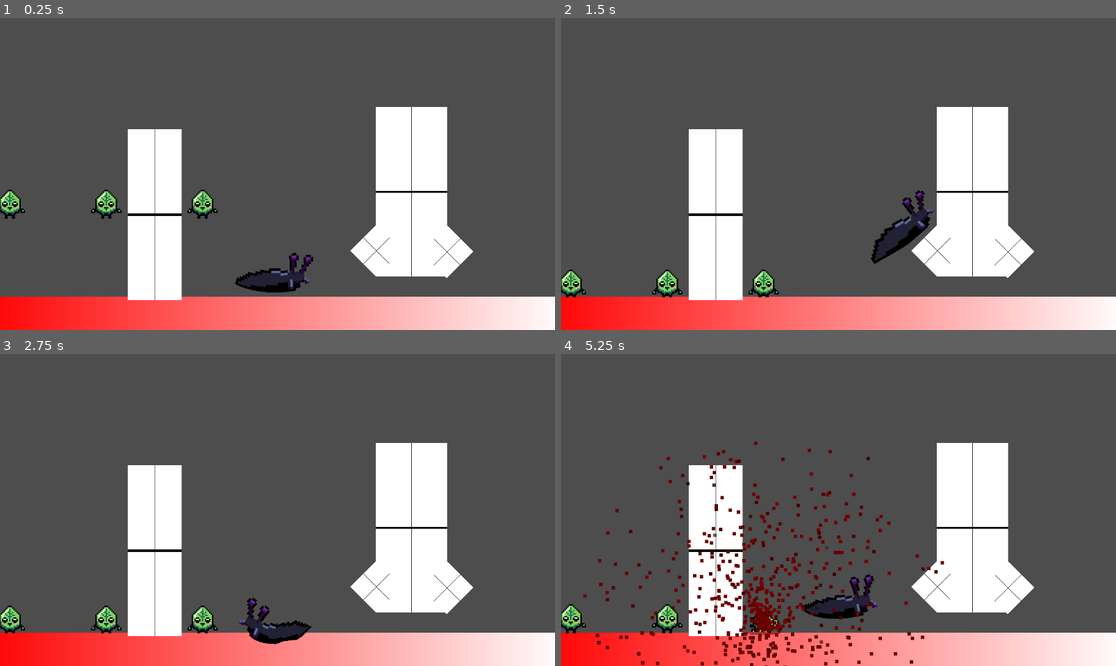
Above: before the commit, frames 1-4 (two rows, left to right).
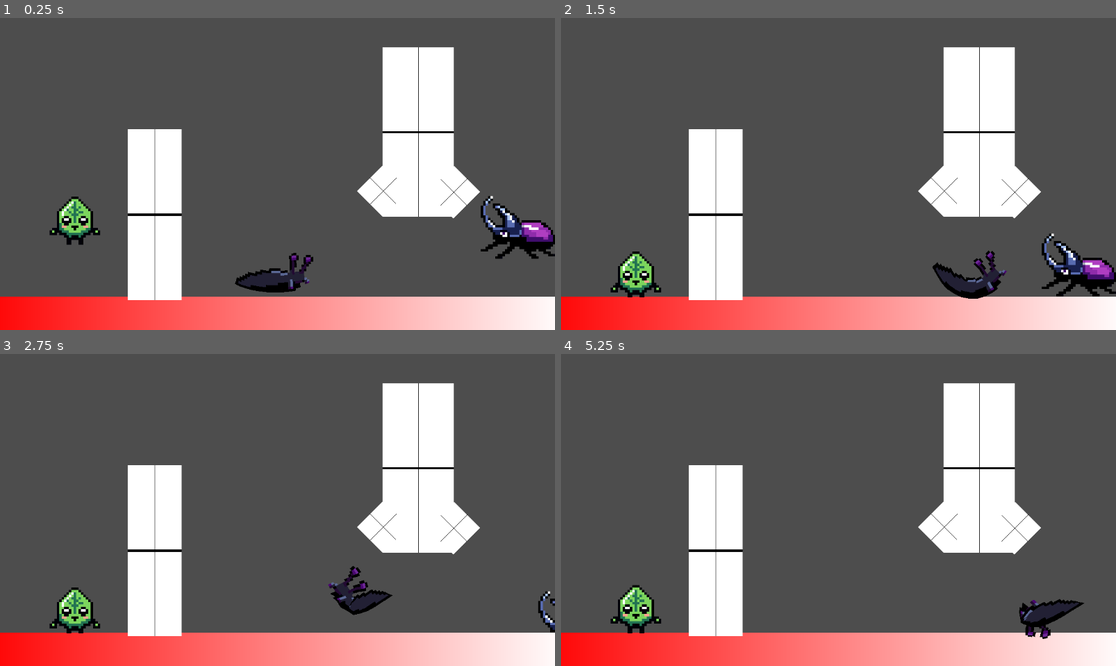
Above: after the commit, the same moments.

Repository: KindPlayer2/Slug-Dungeon-2
Game: Godot game, scene res://softbody.tscn
Same seed, same stepped clock (60 frames per second), same inputs: the game is played once before the commit and once after it.
Inputs (mouse positions are in pixels of both pictures, inside the frame that each line leads up to):
- Up to frame 1 (0.25 s): no input
- Up to frame 2 (1.5 s): tap Enter (ui_accept) at 0.5, 0.77, 0.8, 1.07, 1.35 s; move the mouse to (960, 158) at 0.52 s; hold R (Rotate) 0.53-1.28 s; hold Right (ui_right) from 0.53 s (still down); click (960, 158) at 0.67 s; move the mouse to (727, 189) at 1.27 s
- Up to frame 3 (2.75 s): tap Enter (ui_accept) at 1.52, 1.82, 2.3 s; tap R (Rotate) at 1.55 s; move the mouse to (333, 441) at 2.02 s; release Right (ui_right) at 2.03 s; hold Left (ui_left) from 2.03 s (still down); hold R (Rotate) from 2.03 s (still down)
- Up to frame 4 (5.25 s): move the mouse to (810, 572) at 2.77 s; release Left (ui_left) at 2.78 s; release R (Rotate) at 2.78 s; hold Right (ui_right) 2.78-4.28 s; tap R (Rotate) at 2.85, 4.35 s; click (810, 572) at 2.92 s; tap Enter (ui_accept) at 3.02, 3.32, 4.52, 4.82 s; move the mouse to (1005, 556) at 3.52 s; hold Enter (ui_accept) 3.53-4.28 s; move the mouse to (672, 463) at 4.27 s; hold Left (ui_left) 4.28-5.03 s; move the mouse to (866, 510) at 5.02 s; hold Right (ui_right) from 5.03 s (still down); hold R (Rotate) from 5.03 s (still down); click (866, 510) at 5.17 s

The runs differ from the first frame. In frame 1, 10% of the frame differs, in the area x 0-100%, y 9-84%; in frame 2, 12%; in frame 3, 10%; in frame 4, 14%, in the area x 0-95%, y 9-100%.

Commit message:
added beetle enemy

Diff:
--- /dev/null
+++ b/slug-dungeon-2/Beetle.gd
@@ -0,0 +1,30 @@
+extends CharacterBody2D
+
+# Reference to the AnimatedSprite2D node
+@export var animated_sprite: AnimatedSprite2D
+
+# Reference to the death sound player (e.g., AudioStreamPlayer)
+@export var death_particle: GPUParticles2D
+
+# Reference to the death sprite (make sure it's initially invisible in the editor)
+@export var death_sprite: Sprite2D
+
+# Gravity variable
+var gravity = ProjectSettings.get_setting("physics/2d/default_gravity")
+var isDead:bool = false
+
+func _ready() -> void:
+	# Ensure the death sprite is invisible at the start
+	death_sprite.visible = false
+
+func _physics_process(delta: float) -> void:
+	# Add the gravity.
+	if not is_on_floor():
+		velocity += get_gravity() * delta
+
+	move_and_slide()
+
+
+func _on_attack_area_entered(area: Area2D) -> void:
+	death_sprite.visible = true
+	animated_sprite.visible = false
--- /dev/null
+++ b/slug-dungeon-2/Beetle.tscn
@@ -0,0 +1,208 @@
+[gd_scene load_steps=28 format=3 uid="uid://bhucm15pwwnoi"]
+
+[ext_resource type="Script" path="res://Beetle.gd" id="1_wggy3"]
+[ext_resource type="Texture2D" uid="uid://cdpjnyalm50il" path="res://assets/enemies/BeetleIdle.png" id="2_r7cmb"]
+[ext_resource type="Texture2D" uid="uid://c1u0s711orlgu" path="res://assets/enemies/BeetleAttack.png" id="3_2ux55"]
+[ext_resource type="Texture2D" uid="uid://1sufbmp4ij0q" path="res://assets/redpix.png" id="4_0v0d7"]
+[ext_resource type="Texture2D" uid="uid://d3vk3vsrui3u" path="res://assets/enemies/deadBeetle.png" id="5_3uaod"]
+
+[sub_resource type="AtlasTexture" id="AtlasTexture_tyjh5"]
+atlas = ExtResource("2_r7cmb")
+region = Rect2(0, 0, 32, 32)
+
+[sub_resource type="AtlasTexture" id="AtlasTexture_2utkr"]
+atlas = ExtResource("2_r7cmb")
+region = Rect2(32, 0, 32, 32)
+
+[sub_resource type="AtlasTexture" id="AtlasTexture_43x16"]
+atlas = ExtResource("3_2ux55")
+region = Rect2(0, 0, 64, 32)
+
+[sub_resource type="AtlasTexture" id="AtlasTexture_08oew"]
+atlas = ExtResource("3_2ux55")
+region = Rect2(64, 0, 64, 32)
+
+[sub_resource type="AtlasTexture" id="AtlasTexture_rgw8e"]
+atlas = ExtResource("3_2ux55")
+region = Rect2(128, 0, 64, 32)
+
+[sub_resource type="AtlasTexture" id="AtlasTexture_k2wr3"]
+atlas = ExtResource("3_2ux55")
+region = Rect2(192, 0, 64, 32)
+
+[sub_resource type="AtlasTexture" id="AtlasTexture_nodf3"]
+atlas = ExtResource("3_2ux55")
+region = Rect2(0, 32, 64, 32)
+
+[sub_resource type="AtlasTexture" id="AtlasTexture_itxau"]
+atlas = ExtResource("3_2ux55")
+region = Rect2(64, 32, 64, 32)
+
+[sub_resource type="AtlasTexture" id="AtlasTexture_568bb"]
+atlas = ExtResource("3_2ux55")
+region = Rect2(128, 32, 64, 32)
+
+[sub_resource type="AtlasTexture" id="AtlasTexture_6jet6"]
+atlas = ExtResource("3_2ux55")
+region = Rect2(192, 32, 64, 32)
+
+[sub_resource type="AtlasTexture" id="AtlasTexture_rybjn"]
+atlas = ExtResource("3_2ux55")
+region = Rect2(0, 64, 64, 32)
+
+[sub_resource type="AtlasTexture" id="AtlasTexture_uao7a"]
+atlas = ExtResource("3_2ux55")
+region = Rect2(64, 64, 64, 32)
+
+[sub_resource type="SpriteFrames" id="SpriteFrames_wwqnf"]
+animations = [{
+"frames": [{
+"duration": 1.0,
+"texture": SubResource("AtlasTexture_tyjh5")
+}, {
+"duration": 1.0,
+"texture": SubResource("AtlasTexture_2utkr")
+}],
+"loop": true,
+"name": &"idle",
+"speed": 2.0
+}, {
+"frames": [{
+"duration": 1.0,
+"texture": SubResource("AtlasTexture_43x16")
+}, {
+"duration": 1.0,
+"texture": SubResource("AtlasTexture_08oew")
+}, {
+"duration": 1.0,
+"texture": SubResource("AtlasTexture_rgw8e")
+}, {
+"duration": 1.0,
+"texture": SubResource("AtlasTexture_k2wr3")
+}, {
+"duration": 1.0,
+"texture": SubResource("AtlasTexture_nodf3")
+}, {
+"duration": 1.0,
+"texture": SubResource("AtlasTexture_itxau")
+}, {
+"duration": 1.0,
+"texture": SubResource("AtlasTexture_568bb")
+}, {
+"duration": 1.0,
+"texture": SubResource("AtlasTexture_6jet6")
+}, {
+"duration": 1.0,
+"texture": SubResource("AtlasTexture_rybjn")
+}, {
+"duration": 1.0,
+"texture": SubResource("AtlasTexture_uao7a")
+}],
+"loop": false,
+"name": &"new_animation",
+"speed": 12.0
+}]
+
+[sub_resource type="RectangleShape2D" id="RectangleShape2D_rnbju"]
+size = Vector2(31.4, 25.6)
+
+[sub_resource type="RectangleShape2D" id="RectangleShape2D_8m33o"]
+size = Vector2(23.3, 30.4)
+
+[sub_resource type="Curve" id="Curve_8xqqr"]
+max_value = 200.0
+_data = [Vector2(0, 1), 0.0, 0.0, 0, 0, Vector2(1, 1), 0.0, 0.0, 0, 0]
+point_count = 2
+
+[sub_resource type="CurveTexture" id="CurveTexture_ottbv"]
+curve = SubResource("Curve_8xqqr")
+
+[sub_resource type="Gradient" id="Gradient_pxuou"]
+offsets = PackedFloat32Array(0, 0.153846, 0.897436, 0.953846, 1)
+colors = PackedColorArray(0.890196, 0, 0, 0, 0.507244, 1.26945e-06, 1.92523e-07, 1, 0.266116, 0, 0.0360788, 1, 0.247059, 0, 0.0352941, 0.760784, 0.231373, 0, 0.0352941, 0.411765)
+
+[sub_resource type="GradientTexture1D" id="GradientTexture1D_gnjbl"]
+gradient = SubResource("Gradient_pxuou")
+
+[sub_resource type="Curve" id="Curve_k7a3n"]
+max_value = 100.0
+_data = [Vector2(0, 1), 0.0, 0.0, 0, 0, Vector2(0.99999, 0), 0.0, 0.0, 0, 0, Vector2(1, 100), 0.0, 0.0, 0, 0]
+point_count = 3
+
+[sub_resource type="CurveTexture" id="CurveTexture_o7oc7"]
+width = 400
+curve = SubResource("Curve_k7a3n")
+
+[sub_resource type="ParticleProcessMaterial" id="ParticleProcessMaterial_f7fn6"]
+lifetime_randomness = 1.0
+direction = Vector3(0, 0, 0)
+spread = 180.0
+initial_velocity_max = 250.0
+angular_velocity_min = -1.60933e-05
+angular_velocity_max = 255.75
+gravity = Vector3(0, 0, 0)
+damping_min = 300.0
+damping_max = 300.0
+damping_curve = SubResource("CurveTexture_o7oc7")
+scale_over_velocity_max = 463.32
+color_ramp = SubResource("GradientTexture1D_gnjbl")
+anim_speed_min = 6.42
+anim_speed_max = 6.42
+anim_speed_curve = SubResource("CurveTexture_ottbv")
+anim_offset_min = 0.4595
+anim_offset_max = 0.4595
+
+[node name="Node2D" type="Node2D"]
+
+[node name="CharacterBody2D" type="CharacterBody2D" parent="." node_paths=PackedStringArray("animated_sprite", "death_particle", "death_sprite")]
+position = Vector2(21, 14)
+scale = Vector2(5, 5)
+collision_layer = 8
+collision_mask = 9
+script = ExtResource("1_wggy3")
+animated_sprite = NodePath("AnimatedSprite2D")
+death_particle = NodePath("GPUParticles2D")
+death_sprite = NodePath("Sprite2D")
+
+[node name="AnimatedSprite2D" type="AnimatedSprite2D" parent="CharacterBody2D"]
+position = Vector2(16, 18.8)
+sprite_frames = SubResource("SpriteFrames_wwqnf")
+animation = &"idle"
+frame_progress = 0.586606
+
+[node name="CollisionShape2D" type="CollisionShape2D" parent="CharacterBody2D"]
+position = Vector2(16.3, 18.4)
+scale = Vector2(1, 1)
+shape = SubResource("RectangleShape2D_rnbju")
+
+[node name="Attack" type="Area2D" parent="CharacterBody2D"]
+
+[node name="CollisionShape2D" type="CollisionShape2D" parent="CharacterBody2D/Attack"]
+position = Vector2(4, 11.8)
+scale = Vector2(1, 1)
+shape = SubResource("RectangleShape2D_8m33o")
+
+[node name="Weakness" type="Area2D" parent="CharacterBody2D"]
+
+[node name="CollisionShape2D" type="CollisionShape2D" parent="CharacterBody2D/Weakness"]
+position = Vector2(27.8, 15.8)
+scale = Vector2(1, 1)
+shape = SubResource("RectangleShape2D_8m33o")
+
+[node name="GPUParticles2D" type="GPUParticles2D" parent="CharacterBody2D"]
+position = Vector2(16.6667, 18)
+emitting = false
+amount = 1000
+process_material = SubResource("ParticleProcessMaterial_f7fn6")
+texture = ExtResource("4_0v0d7")
+lifetime = 3.0
+one_shot = true
+speed_scale = 2.0
+explosiveness = 1.0
+randomness = 0.3
+
+[node name="Sprite2D" type="Sprite2D" parent="CharacterBody2D"]
+position = Vector2(17, 18.8)
+texture = ExtResource("5_3uaod")
+
+[connection signal="area_entered" from="CharacterBody2D/Attack" to="CharacterBody2D" method="_on_attack_area_entered"]
--- a/slug-dungeon-2/leafMan.tscn
+++ b/slug-dungeon-2/leafMan.tscn
@@ -1,11 +1,11 @@
-[gd_scene load_steps=19 format=3 uid="uid://mt3n5mdme4yk"]
+[gd_scene load_steps=20 format=3 uid="uid://mt3n5mdme4yk"]
 
 [ext_resource type="Script" path="res://leaf_man.gd" id="1_inaip"]
-[ext_resource type="Texture2D" uid="uid://bbfbpcfkrgncv" path="res://assets/leafman.png" id="1_y5pic"]
+[ext_resource type="Texture2D" uid="uid://bbfbpcfkrgncv" path="res://assets/enemies/leafman.png" id="1_y5pic"]
 [ext_resource type="Script" path="res://leafMan.gd" id="2_khhyd"]
 [ext_resource type="AudioStream" uid="uid://duhks7l3ejmih" path="res://assets/Sounds/leafmanvoice.mp3" id="4_rbxyd"]
 [ext_resource type="AudioStream" uid="uid://nt0pu0srxqen" path="res://assets/Sounds/leafmandeath_AY13gqEK.mp3" id="5_0jgif"]
-[ext_resource type="Texture2D" uid="uid://ctn8u4nxu7cw6" path="res://assets/deadLeaf.png" id="6_ycmsm"]
+[ext_resource type="Texture2D" uid="uid://ctn8u4nxu7cw6" path="res://assets/enemies/deadLeaf.png" id="6_ycmsm"]
 [ext_resource type="Texture2D" uid="uid://1sufbmp4ij0q" path="res://assets/redpix.png" id="7_gk04c"]
 
 [sub_resource type="AtlasTexture" id="AtlasTexture_p21q4"]
@@ -32,13 +32,19 @@
 
 [sub_resource type="RectangleShape2D" id="RectangleShape2D_345mj"]
 
-[sub_resource type="CurveTexture" id="CurveTexture_yf2ug"]
+[sub_resource type="Curve" id="Curve_ljkg7"]
+max_value = 200.0
+_data = [Vector2(0, 1), 0.0, 0.0, 0, 0, Vector2(1, 1), 0.0, 0.0, 0, 0]
+point_count = 2
+
+[sub_resource type="CurveTexture" id="CurveTexture_03pro"]
+curve = SubResource("Curve_ljkg7")
 
 [sub_resource type="Gradient" id="Gradient_311hm"]
 offsets = PackedFloat32Array(0, 0.153846, 0.897436, 0.953846, 1)
 colors = PackedColorArray(0.890196, 0, 0, 0, 0.507244, 1.26945e-06, 1.92523e-07, 1, 0.266116, 0, 0.0360788, 1, 0.247059, 0, 0.0352941, 0.760784, 0.231373, 0, 0.0352941, 0.411765)
 
-[sub_resource type="GradientTexture1D" id="GradientTexture1D_dfgke"]
+[sub_resource type="GradientTexture1D" id="GradientTexture1D_fh6rv"]
 gradient = SubResource("Gradient_311hm")
 
 [sub_resource type="Curve" id="Curve_dyjrs"]
@@ -60,12 +66,12 @@
 gravity = Vector3(0, 0, 0)
 damping_min = 300.0
 damping_max = 300.0
-damping_curve = SubResource("CurveTexture_hb2q0")
+damping_curve = SubResource("CurveTexture_cruxw")
 scale_over_velocity_max = 463.32
-color_ramp = SubResource("GradientTexture1D_dfgke")
+color_ramp = SubResource("GradientTexture1D_fh6rv")
 anim_speed_min = 6.42
 anim_speed_max = 6.42
-anim_speed_curve = SubResource("CurveTexture_yf2ug")
+anim_speed_curve = SubResource("CurveTexture_03pro")
 anim_offset_min = 0.4595
 anim_offset_max = 0.4595
 
@@ -75,7 +81,7 @@
 script = ExtResource("1_inaip")
 
 [node name="CharacterBody2D" type="CharacterBody2D" parent="." node_paths=PackedStringArray("animated_sprite", "death_sprite", "looping_sound", "death_sound", "death_particle")]
-scale = Vector2(3, 3)
+scale = Vector2(5, 5)
 collision_layer = 4088
 collision_mask = 9
 script = ExtResource("2_khhyd")
--- a/slug-dungeon-2/main.gd
+++ b/slug-dungeon-2/main.gd
@@ -2,19 +2,18 @@
 
 var playerScene = preload("res://player.tscn")
 var leafManScene = preload("res://leafMan.tscn")
+var BeetleScene = preload("res://Beetle.tscn")
 
 # Called when the node enters the scene tree for the first time.
 func _ready() -> void:
 	inst(Vector2(0,200))
 	var instance = leafManScene.instantiate() # Replace with function body.
-	instance.position = Vector2(-200,10)
+	instance.position = Vector2(-500,10)
 	add_child(instance)
-	var instance2 = leafManScene.instantiate() # Replace with function body.
-	instance2.position = Vector2(-400,10)
+
+	var instance2 = BeetleScene.instantiate() # Replace with function body.
+	instance2.position = Vector2(400,10)
 	add_child(instance2)
-	var instance3 = leafManScene.instantiate() # Replace with function body.
-	instance3.position = Vector2(-600,10)
-	add_child(instance3)
 
 func inst(pos: Vector2):
 	var instance = playerScene.instantiate() # Replace with function body.
--- a/slug-dungeon-2/player.tscn
+++ b/slug-dungeon-2/player.tscn
@@ -1,9 +1,13 @@
-[gd_scene load_steps=59 format=3 uid="uid://bc626pe7caemo"]
+[gd_scene load_steps=63 format=3 uid="uid://bc626pe7caemo"]
 
 [ext_resource type="Script" path="res://scripts/Player_move.gd" id="1_12l3o"]
 [ext_resource type="Texture2D" uid="uid://bauu1ffa68cs8" path="res://assets/Player/slug.png" id="2_sarpv"]
 [ext_resource type="Script" path="res://addons/softbody2d/softbody2d.gd" id="3_nvep6"]
 [ext_resource type="Texture2D" uid="uid://d4lkwni1fiw7c" path="res://assets/Player/slug - Copy.png" id="4_dpi3m"]
+[ext_resource type="AudioStream" uid="uid://boya05rm035ec" path="res://assets/Sounds/jump_41g16G8A.mp3" id="5_fp1vq"]
+[ext_resource type="AudioStream" uid="uid://cgl3k2xgokbub" path="res://assets/Sounds/charge_JCiJIkR7.mp3" id="6_01qgf"]
+[ext_resource type="AudioStream" uid="uid://cdu8kklatv2kl" path="res://assets/Sounds/walking.mp3" id="7_nyddh"]
+[ext_resource type="AudioStream" uid="uid://crt5he3ygvg5o" path="res://assets/Sounds/cartoon-splat-sound-effect_gRUUlUrb.mp3" id="8_goj0b"]
 
 [sub_resource type="CircleShape2D" id="CircleShape2D_conrc"]
 radius = 23.933
@@ -412,13 +416,17 @@
 [sub_resource type="RectangleShape2D" id="RectangleShape2D_evvij"]
 size = Vector2(183, 81)
 
-[node name="Player" type="CharacterBody2D" node_paths=PackedStringArray("head_nodes_right", "head_nodes_left", "b …(148 unchanged characters)…
+[node name="Player" type="CharacterBody2D" node_paths=PackedStringArray("jump_sound", "charge_sound", "walk_sound", "splat_sound", "head_nodes_right", "head_nodes_left", "b …(148 unchanged characters)…
 position = Vector2(419, 268)
 collision_layer = 2
 collision_mask = 2
 floor_stop_on_slope = false
 floor_block_on_wall = false
 script = ExtResource("1_12l3o")
+jump_sound = NodePath("Jump")
+charge_sound = NodePath("Charge")
+walk_sound = NodePath("Walk")
+splat_sound = NodePath("Splat")
 head_nodes_right = [NodePath("SoftBodyRight/Bone-1"), NodePath("SoftBodyRight/Bone-4"), NodePath("SoftBodyRight/Bone-7" …(457 unchanged characters)…
 head_nodes_left = [NodePath("SoftBodyLeft/Bone-0"), NodePath("SoftBodyLeft/Bone-1"), NodePath("SoftBodyLeft/Bone-2"), N …(467 unchanged characters)…
 bodyRight = NodePath("SoftBodyRight/Bone-0")
@@ -3849,3 +3857,19 @@
 [node name="CollisionShape2D" type="CollisionShape2D" parent="Area2D"]
 position = Vector2(0.5, -20.5)
 shape = SubResource("RectangleShape2D_evvij")
+
+[node name="Jump" type="AudioStreamPlayer2D" parent="."]
+stream = ExtResource("5_fp1vq")
+volume_db = 5.0
+
+[node name="Charge" type="AudioStreamPlayer2D" parent="."]
+stream = ExtResource("6_01qgf")
+
+[node name="Walk" type="AudioStreamPlayer2D" parent="."]
+stream = ExtResource("7_nyddh")
+volume_db = 3.0
+parameters/looping = true
+
+[node name="Splat" type="AudioStreamPlayer2D" parent="."]
+stream = ExtResource("8_goj0b")
+volume_db = -25.0
--- a/slug-dungeon-2/project.godot
+++ b/slug-dungeon-2/project.godot
@@ -26,6 +26,7 @@
 "res://assets/": "red",
 "res://assets/Player/": "blue",
 "res://assets/Sounds/": "teal",
+"res://assets/enemies/": "teal",
 "res://samples/": "orange",
 "res://scripts/": "yellow"
 }
@@ -48,6 +49,22 @@
 , Object(InputEventKey,"resource_local_to_scene":false,"resource_name":"","device":-1,"window_id":0,"alt_pressed":false …(183 unchanged characters)…
 ]
 }
+ui_up={
+"deadzone": 0.5,
+"events": [Object(InputEventKey,"resource_local_to_scene":false,"resource_name":"","device":0,"window_id":0,"alt_pressed":false,"shift_pressed":false,"ctrl_pressed":false,"meta_pressed":false,"pressed":false,"keycode":4194320,"physical_keycode":0,"key_label":0,"unicode":0,"location":0,"echo":false,"script":null)
+, Object(InputEventJoypadButton,"resource_local_to_scene":false,"resource_name":"","device":0,"button_index":11,"pressure":0.0,"pressed":false,"script":null)
+, Object(InputEventJoypadMotion,"resource_local_to_scene":false,"resource_name":"","device":0,"axis":1,"axis_value":-1.0,"script":null)
+, Object(InputEventKey,"resource_local_to_scene":false,"resource_name":"","device":-1,"window_id":0,"alt_pressed":false,"shift_pressed":false,"ctrl_pressed":false,"meta_pressed":false,"pressed":false,"keycode":0,"physical_keycode":87,"key_label":0,"unicode":119,"location":0,"echo":false,"script":null)
+]
+}
+ui_down={
+"deadzone": 0.5,
+"events": [Object(InputEventKey,"resource_local_to_scene":false,"resource_name":"","device":0,"window_id":0,"alt_pressed":false,"shift_pressed":false,"ctrl_pressed":false,"meta_pressed":false,"pressed":false,"keycode":4194322,"physical_keycode":0,"key_label":0,"unicode":0,"location":0,"echo":false,"script":null)
+, Object(InputEventJoypadButton,"resource_local_to_scene":false,"resource_name":"","device":0,"button_index":12,"pressure":0.0,"pressed":false,"script":null)
+, Object(InputEventJoypadMotion,"resource_local_to_scene":false,"resource_name":"","device":0,"axis":1,"axis_value":1.0,"script":null)
+, Object(InputEventKey,"resource_local_to_scene":false,"resource_name":"","device":-1,"window_id":0,"alt_pressed":false,"shift_pressed":false,"ctrl_pressed":false,"meta_pressed":false,"pressed":false,"keycode":0,"physical_keycode":83,"key_label":0,"unicode":115,"location":0,"echo":false,"script":null)
+]
+}
 Rotate={
 "deadzone": 0.5,
 "events": [Object(InputEventKey,"resource_local_to_scene":false,"resource_name":"","device":-1,"window_id":0,"alt_press …(192 unchanged characters)…
--- a/slug-dungeon-2/scripts/Player_move.gd
+++ b/slug-dungeon-2/scripts/Player_move.gd
@@ -12,11 +12,20 @@
 var charge_time := 0.0
 var gravity = ProjectSettings.get_setting("physics/2d/default_gravity")
 
+# Track whether the player is in the air
+var is_in_air := false
+
+# Sounds
+@export var jump_sound: AudioStreamPlayer2D
+@export var charge_sound: AudioStreamPlayer2D
+@export var walk_sound: AudioStreamPlayer2D
+@export var splat_sound: AudioStreamPlayer2D
+
 # Reference to the head RigidBody2D nodes
 @export var head_nodes_right: Array[RigidBody2D]
 var head_right_original_positions: Array[Vector2]
 
-#left
+# Left head nodes
 @export var head_nodes_left: Array[RigidBody2D]
 var head_left_original_positions: Array[Vector2]
 
@@ -24,16 +33,16 @@
 @export var bodyRight: RigidBody2D
 @export var bodyLeft: RigidBody2D
 
-#the softbodies for determining the direction of sprite
+# The softbodies for determining the direction of the sprite
 @export var right_facing_softbody: Polygon2D
 @export var left_facing_softbody: Polygon2D
 
-#Pins used for movement, change positions when on wall for natural movement
-#right pins
+# Pins used for movement, change positions when on wall for natural movement
+# Right pins
 @export var PinRightOne: PinJoint2D
 @export var PinRightTwo: PinJoint2D
 
-#left pins
+# Left pins
 @export var PinLeftOne: PinJoint2D
 @export var PinLeftTwo: PinJoint2D
 
@@ -45,7 +54,8 @@
 
 func _input(event: InputEvent) -> void:
 	if event.is_action_pressed("Rotate"):
-		reset_player()
+		# reset_player()
+		pass
 
 var initial_body_right_position: Vector2
 var initial_body_right_velocity: Vector2
@@ -57,14 +67,14 @@
 var initial_pin_left_two_node_b: NodePath
 
 func _ready():
-	#make player visible
+	# Make player visible
 	set_player_visible(true)
 
-	#assign the heads original positions
+	# Assign the heads' original positions
 	head_right_original_positions = []
 	head_left_original_positions = []
 
-	#2 for loops to assign head bone positions
+	# 2 for loops to assign head bone positions
 	for node in head_nodes_right:
 		head_right_original_positions.append(node.position)
 
@@ -152,16 +162,17 @@
 
 	# Jump charging
 	if Input.is_action_pressed("ui_accept") and (is_on_floor() or is_on_wall()):
-		#only when a jump is not being charged
+		# Only when a jump is not being charged
 		if not is_charging_jump:
-			#jump is set to be charging
+			charge_sound.play()
+			# Jump is set to be charging
 			is_charging_jump = true
 
-			#retract the head bones for left and right
+			# Retract the head bones for left and right
 			head_right_original_positions = []
 			head_left_original_positions = []
 
-			#retract bones one by one in forloops
+			# Retract bones one by one in for loops
 			for node in head_nodes_right:
 				head_right_original_positions.append(node.position)
 
@@ -177,6 +188,8 @@
 	# Jump release
 	if Input.is_action_just_released("ui_accept") and (is_on_floor() or is_on_wall()):
 		is_charging_jump = false
+		charge_sound.stop()
+		jump_sound.play()
 		var jump_power = lerp(JUMP_VELOCITY, MAX_CHARGE_JUMP_VELOCITY, charge_time / MAX_CHARGE_TIME)
 
 		if is_on_floor():
@@ -200,7 +213,7 @@
 
 			# Determine rotation based on facing direction
 			var is_facing_right = right_facing_softbody.visible
-			var rotation_angle = -PI/2 if is_facing_right else PI/2
+			var rotation_angle = -PI / 2 if is_facing_right else PI / 2
 			var tangent = wall_normal.rotated(rotation_angle)
 
 			# Store last wall movement direction
@@ -213,15 +226,27 @@
 				velocity.x = direction * SPEED
 				set_player_visible(direction > 0)
 			else:
+
+				walk_sound.playing = true
 				velocity.x = move_toward(velocity.x, 0, SPEED)
 
+	# Check if the player has just landed on the ground
+	if is_on_floor():
+		if is_in_air:
+			# Player was in the air and just landed
+			splat_sound.play()
+			is_in_air = false
+	else:
+		# Player is in the air
+		is_in_air = true
+
 	move_and_slide()
 
 func contract_head(charge_ratio: float):
-	#how strong should head contraction be 4~ change for intensity of contraction
+	# How strong should head contraction be? 4~ change for intensity of contraction
 	var contraction = charge_ratio * 4.0
 
-	#move the head bones
+	# Move the head bones
 	for i in head_nodes_right.size():
 		var dir = (bodyRight.position - head_right_original_positions[i]).normalized()
 		head_nodes_right[i].position = head_right_original_positions[i] + dir * contraction
@@ -231,7 +256,7 @@
 		head_nodes_left[i].position = head_left_original_positions[i] + dir * contraction
 
 func reset_head():
-	#lets set that head back to normal
+	# Let's set that head back to normal
 	for i in head_nodes_right.size():
 		head_nodes_right[i].position = head_right_original_positions[i]
 
--- a/slug-dungeon-2/softbody.tscn
+++ b/slug-dungeon-2/softbody.tscn
@@ -45,7 +45,7 @@
 ignore_rotation = false
 
 [node name="StaticBody2D2" type="StaticBody2D" parent="." groups=["Wall"]]
-position = Vector2(268, 60)
+position = Vector2(282, -64)
 collision_layer = 4095
 collision_mask = 4095
 
Not shown, added: slug-dungeon-2/assets/Sounds/Cartoon Splat Sound Effect.mp3.import
Not shown, added: slug-dungeon-2/assets/Sounds/cartoon-splat-sound-effect_gRUUlUrb.mp3.import
Not shown, added: slug-dungeon-2/assets/Sounds/charge.mp3.import
Not shown, added: slug-dungeon-2/assets/Sounds/charge_JCiJIkR7.mp3.import
Not shown, added: slug-dungeon-2/assets/Sounds/jump.mp3.import
Not shown, added: slug-dungeon-2/assets/Sounds/jump_41g16G8A.mp3.import
Not shown, added: slug-dungeon-2/assets/Sounds/walking.mp3.import
Binary file added: slug-dungeon-2/assets/enemies/BeetleAttack.png
Not shown, added: slug-dungeon-2/assets/enemies/BeetleAttack.png.import
Binary file added: slug-dungeon-2/assets/enemies/BeetleBehind.png
Not shown, added: slug-dungeon-2/assets/enemies/BeetleBehind.png.import
Binary file added: slug-dungeon-2/assets/enemies/BeetleIdle.png
(and 15 more such lines)
